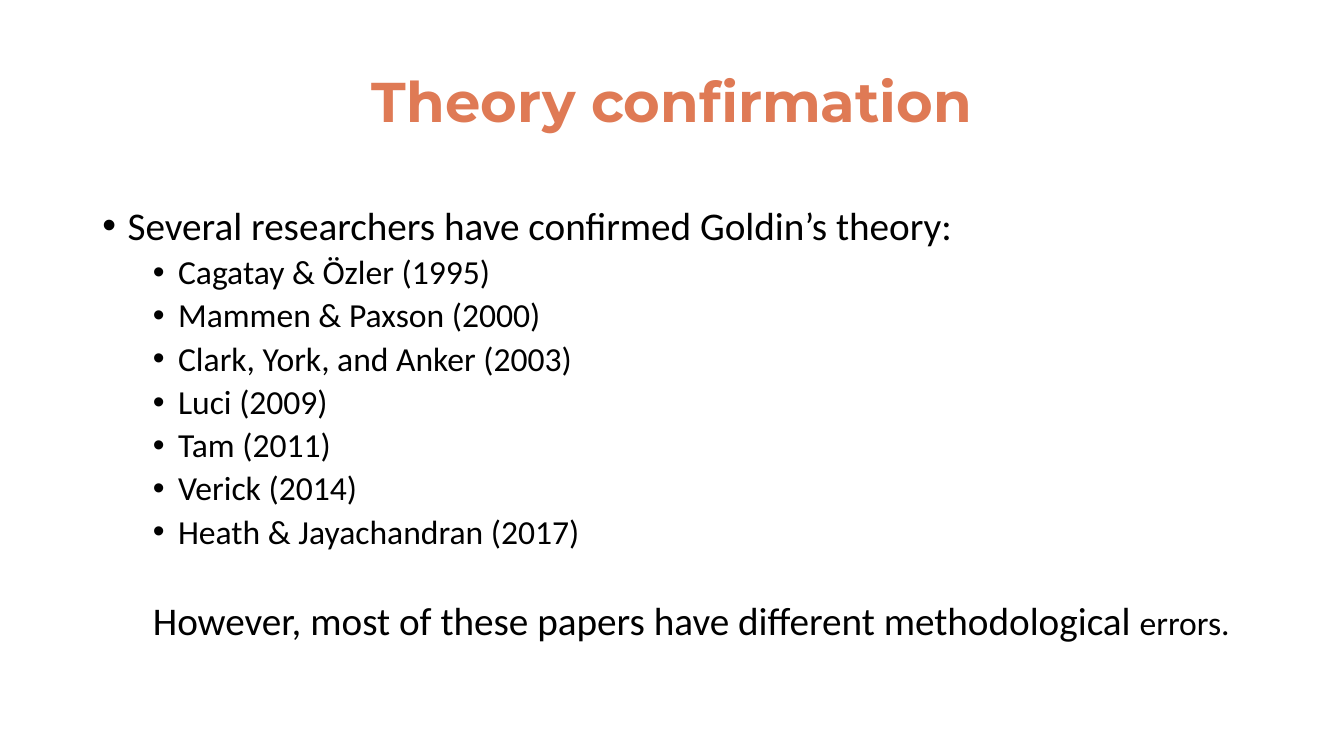
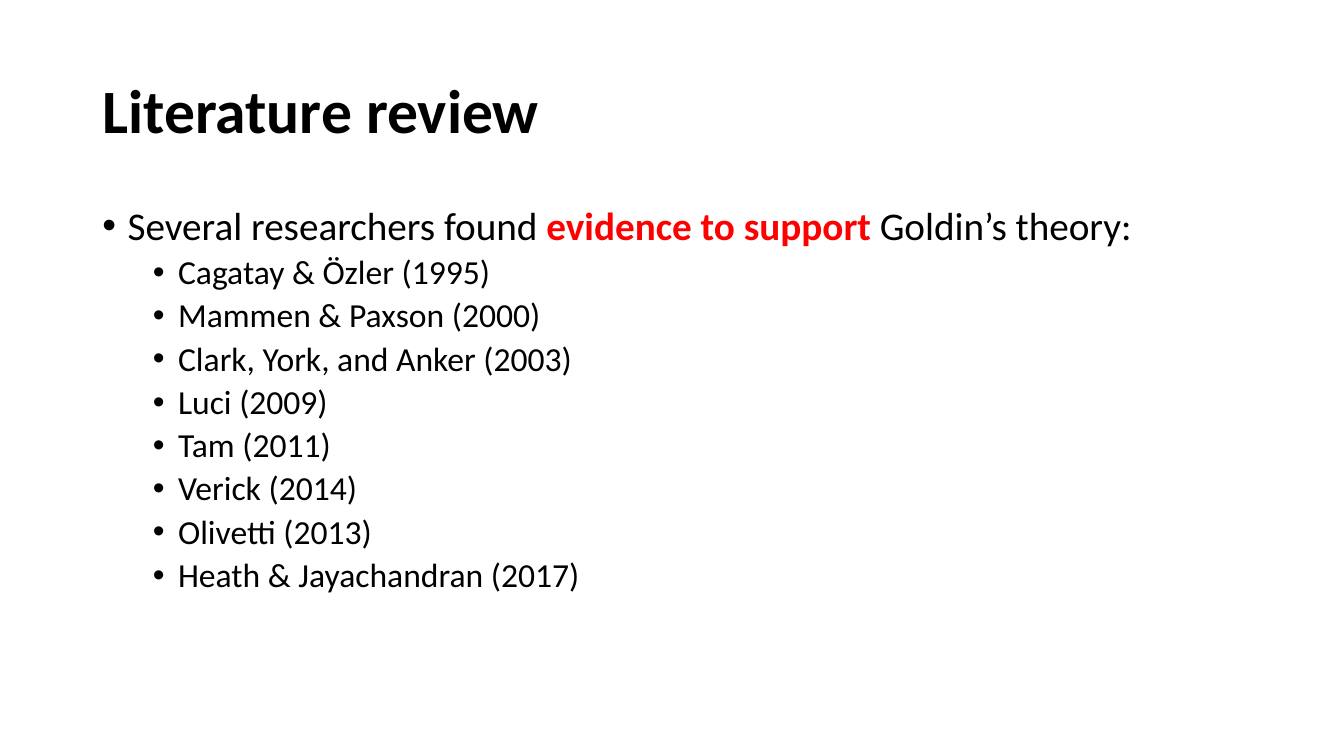
Before and after one commit to ilopezmoreno/Chapter1-PhDthesis, a slide deck: slide 12 of Slides. Chapter1-PhDthesis.pptx (slide 5 before the commit). Drawn at 1344x756 pixels with LibreOffice and Linux fonts; fonts in the diff are those of the drawing. Boxes give left, top, right and bottom in pixels: in the first picture for what was removed or moved away, otherwise in the second. Text is boxed around its words. In the diff, an @@ line names an element or a change of style, - is before the commit and + after.

```diff
--- a/Slides. Chapter1-PhDthesis.pptx
+++ b/Slides. Chapter1-PhDthesis.pptx
@@ title added at (102,89,539,134), 44 pt, text #000000, bold @@
+Literature review
@@ text removed at (372,78,972,134) @@
-Theory confirmation
@@ text at (128,212,1132,247): text changed @@
-• Several researchers have confirmed Goldin’s theory:
+• Several researchers found evidence to support Goldin’s theory:
@@ text at (178,519,371,549): paragraph added @@
+  • Olivetti (2013)
@@ text at (153,607,1230,642): paragraph removed @@
-  However, most of these papers have different methodological errors.
```
Also in this commit, not shown: 8 other slides changed, 55 slides added, 6 slides removed, 5 other files.
